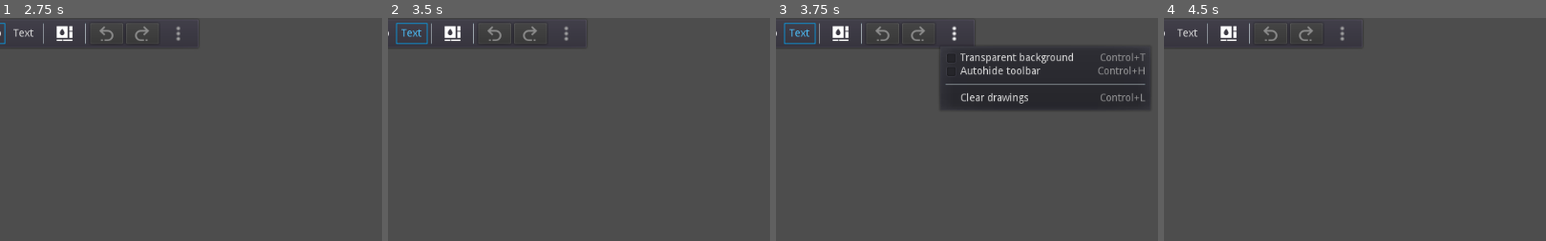
Above: before the commit, frames 1-4 (left to right).
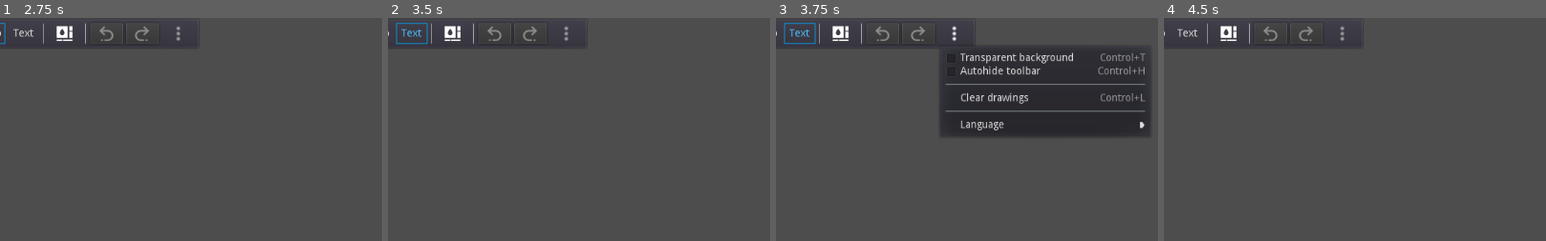
Above: after the commit, the same moments.

Repository: gilzoide/draw-over
Game: Godot game, scene res://main.tscn
The game is run twice, just before and just after one commit, with the same random seed, the same clock (stepped at 60 frames per second) and the same inputs.
Inputs (mouse positions are % of the whole screen's width and height, from its top left):
- Up to frame 1 (2.75 s): click (33, 4) at 0.5 s; click (38, 4) at 1.25 s; click (42, 4) at 2 s
- Up to frame 2 (3.5 s): click "Text" at 2.75 s
- Up to frame 3 (3.75 s): click (67, 4) at 3.5 s
- Up to frame 4 (4.5 s): click (33, 4) at 4.25 s
The pictures show only the part of the screen within x 44-94%, y 0-50%; the shares and areas given below are measured in that part.

Frames 1-2 are identical in both runs. In frame 3, 6.1% of the frame differs, in the area x 43-98%, y 41-54%; in frame 4, nothing differs.

Commit message:
Add language submenu to context menu

Diff:
--- a/src/main.gd
+++ b/src/main.gd
@@ -54,6 +54,8 @@
 	settings.connect("changed", self, "_on_settings_changed")
 
 	main_ui_visibility.connect("changed", self, "_on_main_ui_visibility_changed")
+
+	_toolbar.connect("minimum_size_changed", _toolbar, "set_anchors_and_margins_preset", [Control.PRESET_CENTER_TOP, Control.PRESET_MODE_MINSIZE])
 
 
 func _notification(what: int) -> void:
--- a/src/more_menu_button.gd
+++ b/src/more_menu_button.gd
@@ -13,11 +13,25 @@
 	TRANSPARENT_BACKGROUND,
 	AUTOHIDE,
 	CLEAR_DRAWINGS,
+	LANGUAGE,
 }
+
+enum {
+	LANGUAGE_ENGLISH,
+	LANGUAGE_PORTUGUESE,
+}
+
+const LANGUAGE_SUBMENU_NAME = "language_submenu"
 
 export(Resource) var main_ui_visibility = preload("res://main_ui_visibility.tres")
 
 var _popup_menu: PopupMenu
+
+
+func _notification(what: int) -> void:
+	if what == NOTIFICATION_TRANSLATION_CHANGED:
+		_popup_menu.queue_free()
+		_popup_menu = null
 
 
 func _pressed() -> void:
@@ -25,6 +39,7 @@
 		_popup_menu = _create_popup_menu()
 		var _err = _popup_menu.connect("about_to_show", self, "_on_popup_menu_about_to_show")
 		_err = _popup_menu.connect("id_pressed", self, "_on_popup_menu_id_pressed")
+		_err = _popup_menu.get_node(LANGUAGE_SUBMENU_NAME).connect("id_pressed", self, "_on_language_submenu_id_pressed")
 		add_child(_popup_menu)
 	var global_rect = get_global_rect()
 	var size = _popup_menu.get_combined_minimum_size()
@@ -49,6 +64,13 @@
 		emit_signal("clear_drawings_pressed")
 
 
+func _on_language_submenu_id_pressed(id: int) -> void:
+	if id == LANGUAGE_ENGLISH:
+		TranslationServer.set_locale("en")
+	elif id == LANGUAGE_PORTUGUESE:
+		TranslationServer.set_locale("pt")
+
+
 func _create_popup_menu() -> PopupMenu:
 	var popup_menu = PopupMenu.new()
 	popup_menu.add_check_item(tr("Transparent background"), TRANSPARENT_BACKGROUND)
@@ -64,4 +86,15 @@
 	popup_menu.add_item(tr("Clear drawings"), CLEAR_DRAWINGS)
 	popup_menu.set_item_tooltip(popup_menu.get_item_index(CLEAR_DRAWINGS), tr("Remove all drawings on screen."))
 	popup_menu.set_item_shortcut(popup_menu.get_item_index(CLEAR_DRAWINGS), load("res://shortcuts/clear_drawings_shortcut.tres"))
+
+	popup_menu.add_separator()
+
+	var language_popup_menu = PopupMenu.new()
+	language_popup_menu.name = LANGUAGE_SUBMENU_NAME
+	language_popup_menu.add_item("English", LANGUAGE_ENGLISH)
+	language_popup_menu.add_item("Português", LANGUAGE_PORTUGUESE)
+	popup_menu.add_child(language_popup_menu)
+
+	popup_menu.add_submenu_item(tr("Language"), LANGUAGE_SUBMENU_NAME, LANGUAGE)
+
 	return popup_menu
Not shown, changed: src/localizations/messages.pot
Not shown, changed: src/localizations/pt.po
